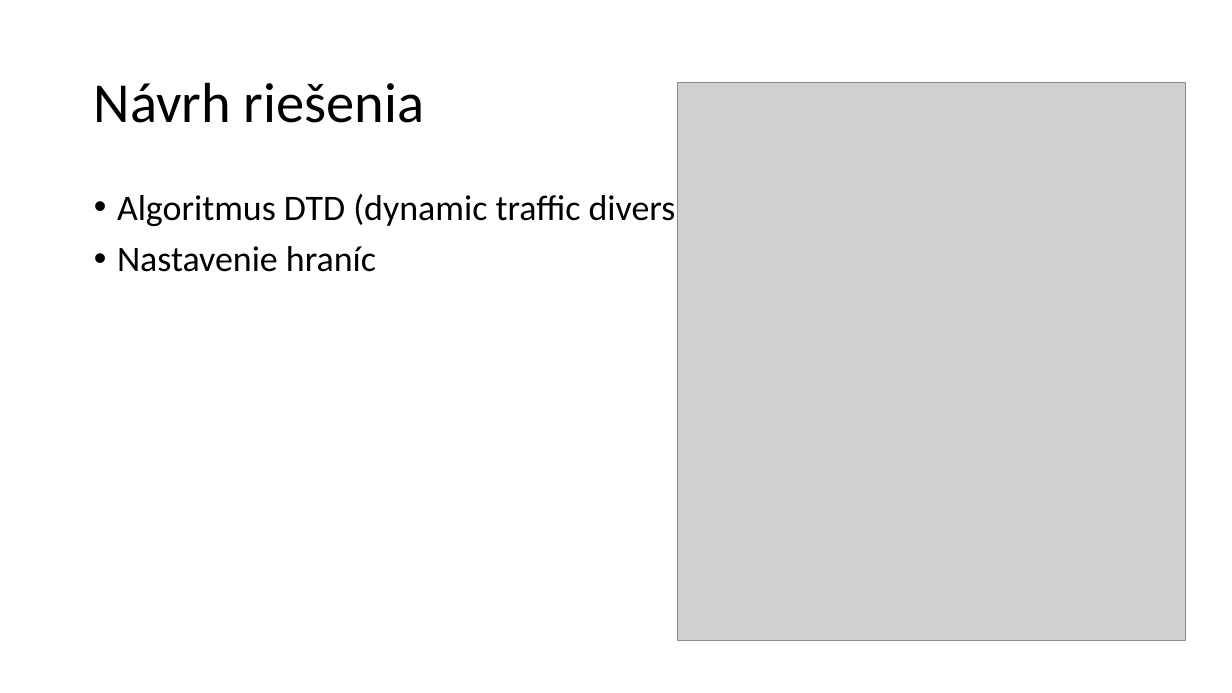
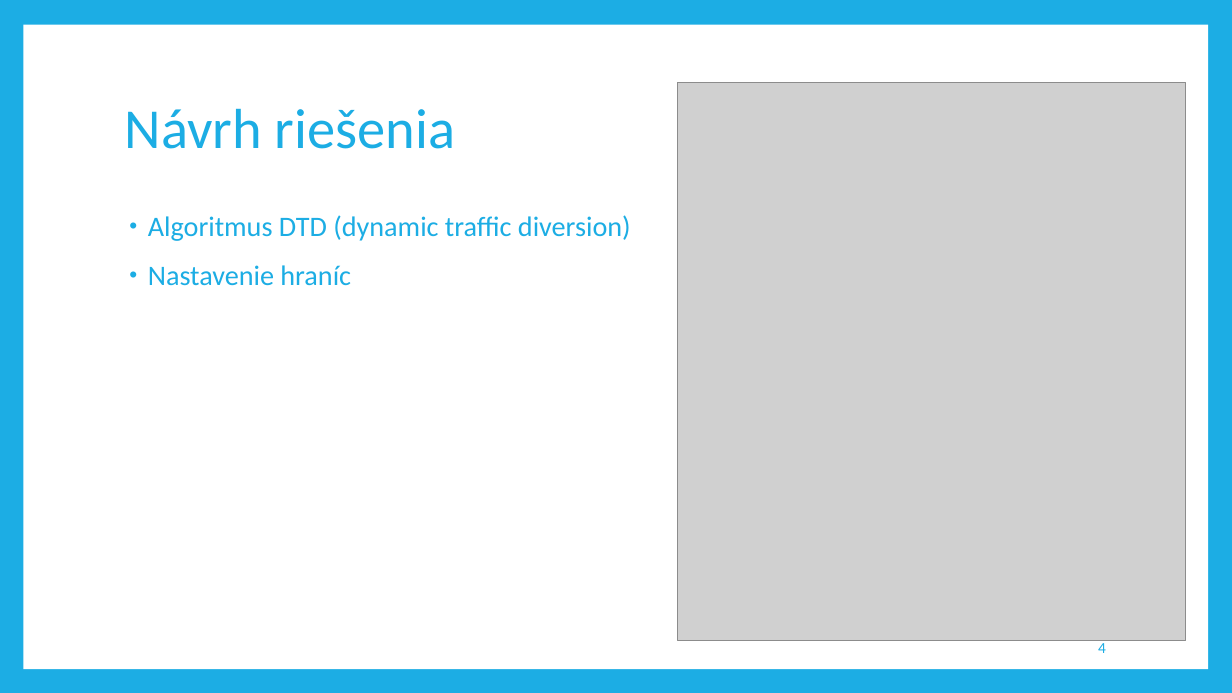
Before and after one commit to aks-2017/semestralne-zadania-semestralne-zadanie-72229-72280-72424, a slide deck: slide 4 of docs/prezentacia.pptx. Drawn at 1232x693 pixels with LibreOffice and Linux fonts; fonts in the diff are those of the drawing; grey boxes stand for pictures. Boxes give left, top, right and bottom in pixels: in the first picture for what was removed or moved away, otherwise in the second. Text is boxed around its words. In the diff, an @@ line names an element or a change of style, - is before the commit and + after.

Commit message:
Add names and theme to prezentacia.pptx

```diff
--- a/docs/prezentacia.pptx
+++ b/docs/prezentacia.pptx
@@ background #FFFFFF to #1CADE4 @@
@@ rectangle added at bbox=[23, 25, 1208, 669], fill #FFFFFF @@
@@ title "Návrh riešenia": place and size @@
-title "Návrh riešenia" at bbox=[94, 82, 424, 123]
+title "Návrh riešenia" at bbox=[125, 108, 455, 149]
@@ title "Návrh riešenia" at bbox=[125, 108, 455, 149]: text colour #000000 to #1CADE4 @@
@@ text "Algoritmus DTD (dynamic traffic diversion)": place and size @@
-text "Algoritmus DTD (dynamic traffic diversion)" at bbox=[117, 190, 733, 272]
+text "Algoritmus DTD (dynamic traffic diversion)" at bbox=[148, 215, 631, 286]
@@ text "Algoritmus DTD (dynamic traffic diversion)" at bbox=[148, 215, 631, 286]: size 28 to 22 pt, text colour #000000 to #1CADE4; indent changed; more space between paragraphs @@
@@ page number added at bbox=[1098, 640, 1106, 653], 12 pt, text #1CADE4 @@
+4
```
Also in this commit, not shown: 9 other slides changed.
